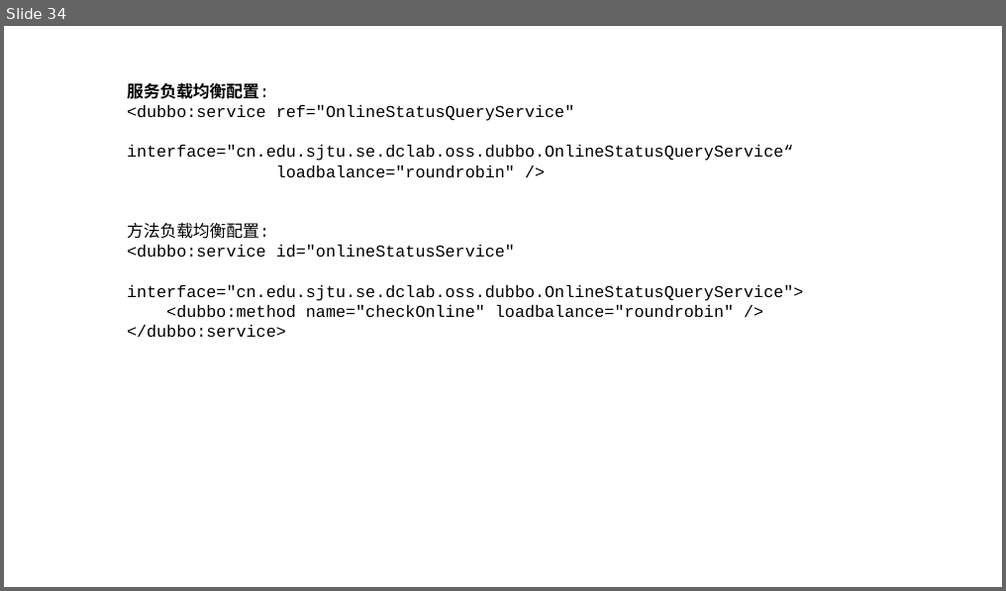
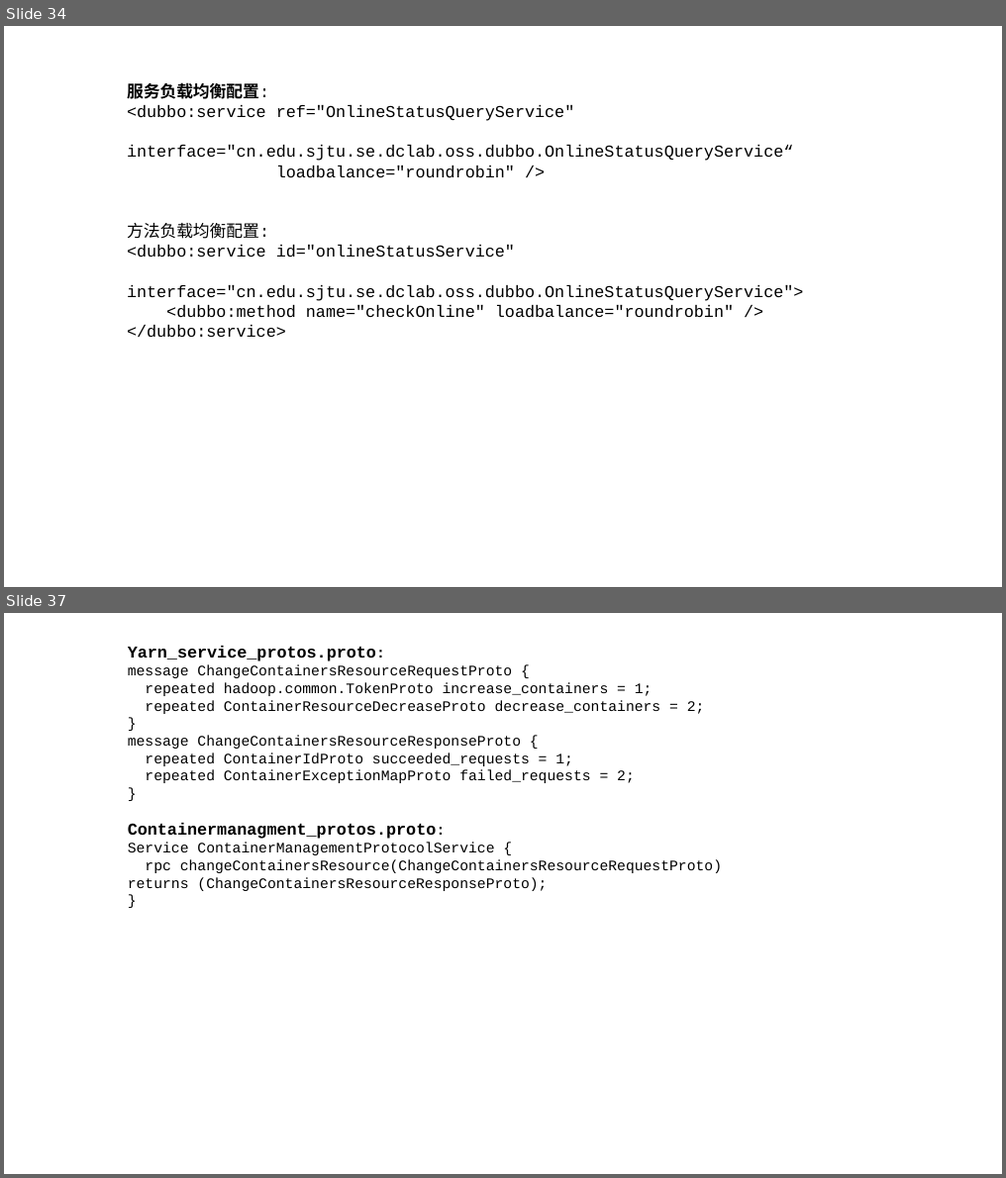
Before and after one commit to huiyi-learning/Dissertation, a slide deck: Diploma paper/Figures.pptx. Shown one above the other, each under a label of ours: slide 34 before the commit, slides 34 and 37 after it; the slides between them are not shown. The pictures are 1006x591 and 1006x1178 pixels, drawn with LibreOffice and Linux fonts; fonts in the diff are those of the drawing. Boxes give left, top, right and bottom in pixels: in the first picture for what was removed or moved away, otherwise in the second. Text is boxed around its words. In the diff, an @@ line names an element or a change of style, - is before the commit and + after.

```diff
--- a/Diploma paper/Figures.pptx
+++ b/Diploma paper/Figures.pptx
@@ slide 37 added at bbox=[4, 613, 1002, 1174], background #FFFFFF @@
@@ text added at bbox=[128, 646, 722, 891], 14 pt, text #000000 @@
+Yarn_service_protos.proto:
+message ChangeContainersResourceRequestProto {
+repeated hadoop.common.TokenProto increase_containers = 1;
+repeated ContainerResourceDecreaseProto decrease_containers = 2;
+}
+message ChangeContainersResourceResponseProto {
+repeated ContainerIdProto succeeded_requests = 1;
+repeated ContainerExceptionMapProto failed_requests = 2;
+}
+Containermanagment_protos.proto:
+Service ContainerManagementProtocolService {
+rpc changeContainersResource(ChangeContainersResourceRequestProto) returns (ChangeContainersResourceResponseProto);
+}
```
Also in this commit, not shown: 1 slide changed, 5 other slides added, 23 other files.
